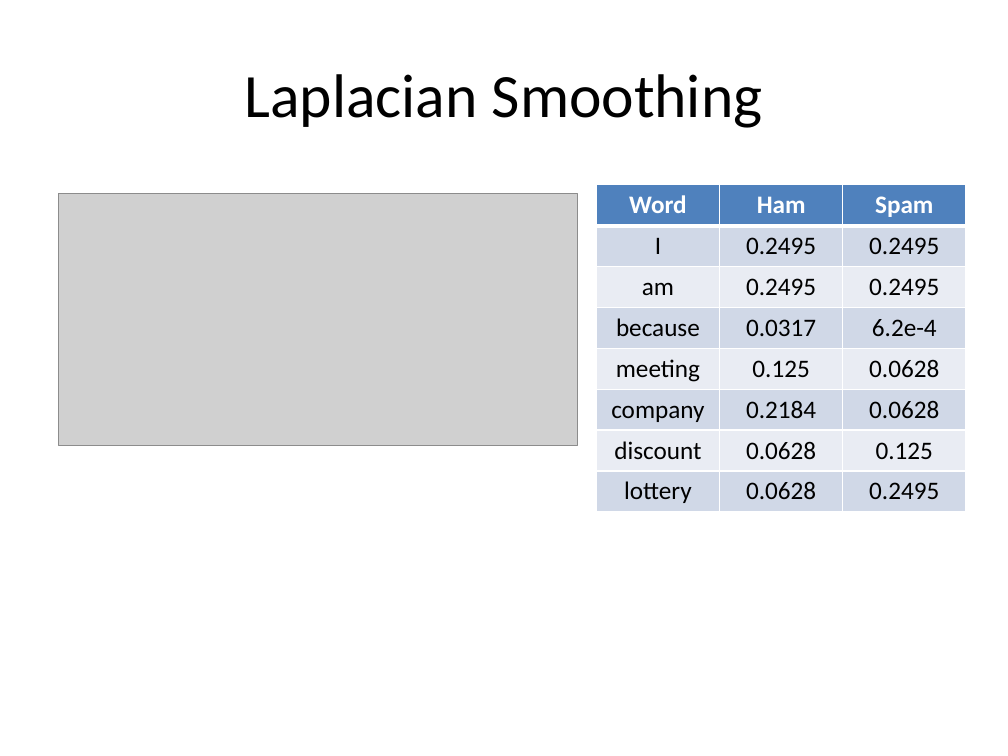
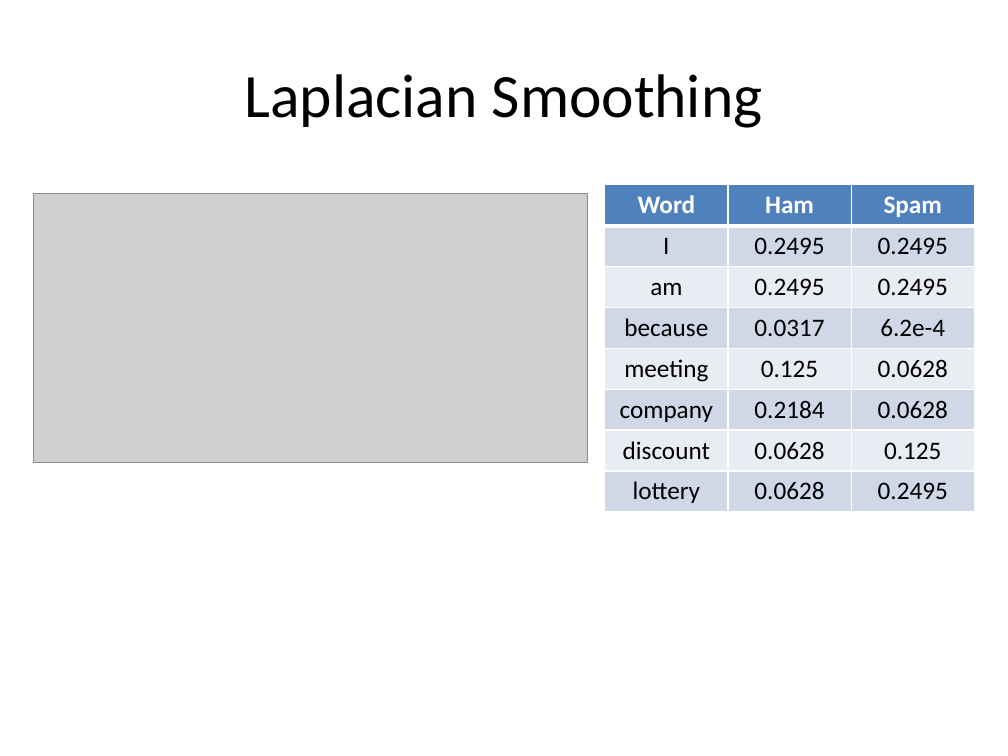
Before and after one commit to look4pritam/ArtificialIntelligence, a slide deck: slide 19 of MachineLearning/NaiveBayes/NaiveBayes.pptx. Drawn at 1008x756 pixels with LibreOffice and Linux fonts; fonts in the diff are those of the drawing; grey boxes stand for pictures. Boxes give left, top, right and bottom in pixels: in the first picture for what was removed or moved away, otherwise in the second. Text is boxed around its words. In the diff, an @@ line names an element or a change of style, - is before the commit and + after.

```diff
--- a/MachineLearning/NaiveBayes/NaiveBayes.pptx
+++ b/MachineLearning/NaiveBayes/NaiveBayes.pptx
@@ picture: place and size @@
-picture at (58,194,577,446)
+picture at (33,194,588,463)
@@ table: place and size @@
-table at (597,184,966,511)
+table at (605,184,974,511)
```
Also in this commit, not shown: 3 other slides changed.
